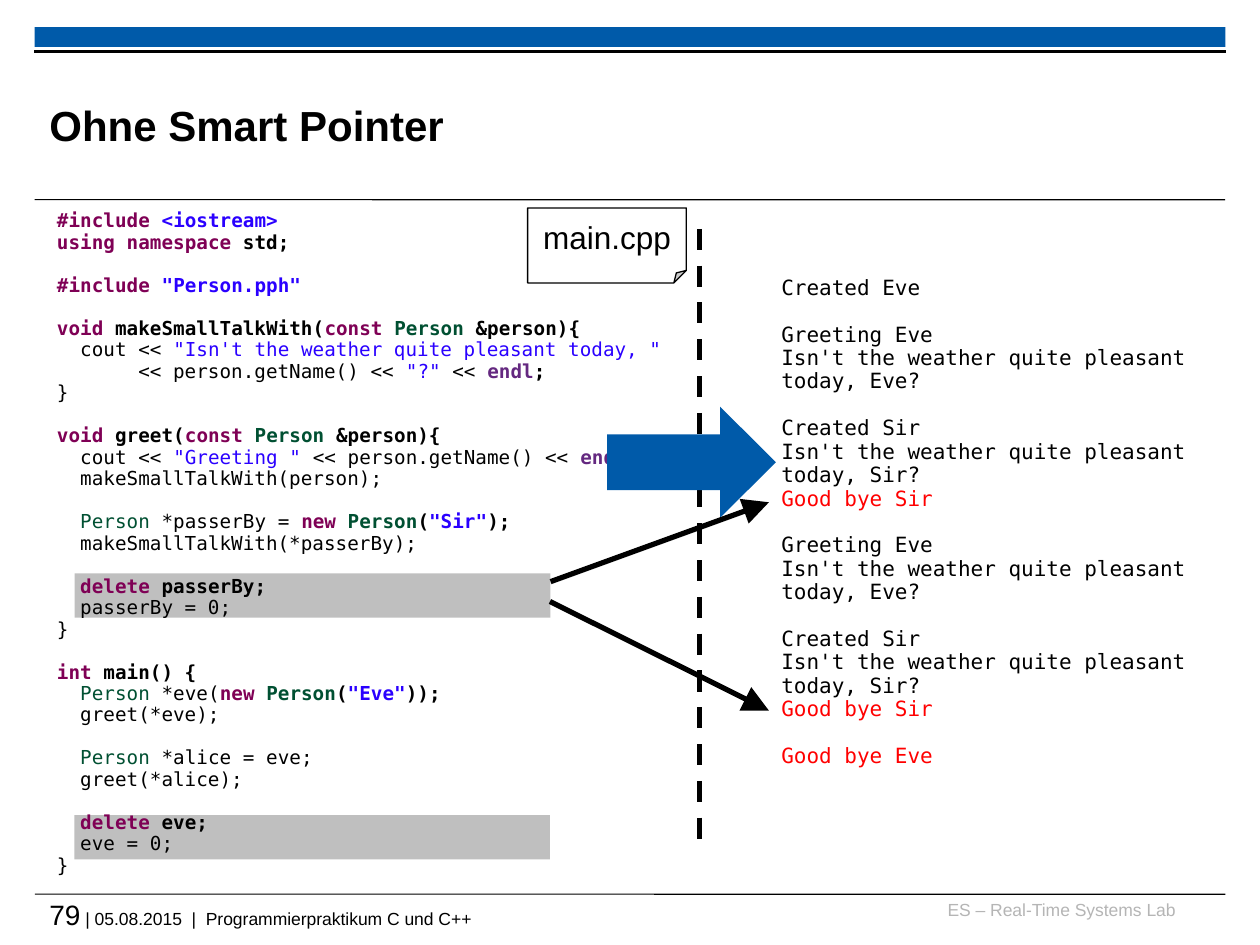
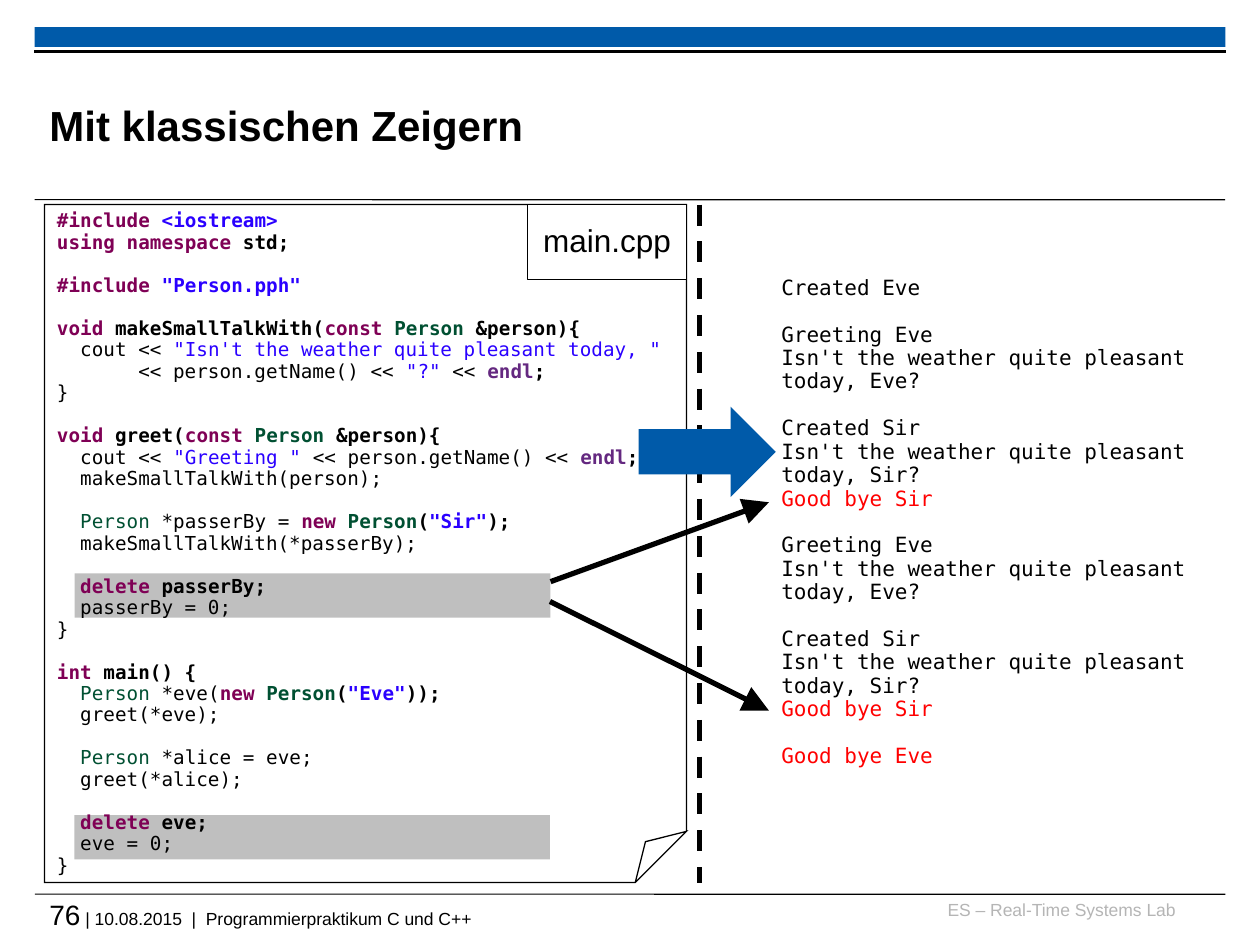
Before and after one commit to h82k/tud-cppp, a slide deck: slide 76 of vorlesung/cppp_lecture.pptx (slide 79 before the commit). Drawn at 1260x945 pixels with LibreOffice and Linux fonts; fonts in the diff are those of the drawing; background and template pictures are left out. Boxes give left, top, right and bottom in pixels: in the first picture for what was removed or moved away, otherwise in the second. Text is boxed around its words. In the diff, an @@ line names an element or a change of style, - is before the commit and + after.

```diff
--- a/vorlesung/cppp_lecture.pptx
+++ b/vorlesung/cppp_lecture.pptx
@@ title at [49, 110, 523, 150]: text changed @@
-Ohne Smart Pointer
+Mit klassischen Zeigern
@@ folded corner "#include <iostream>": place and size @@
-folded corner "#include <iostream>" at [57, 212, 638, 853]
+folded corner "#include <iostream>" at [44, 204, 685, 882]
@@ folded corner "#include <iostream>" at [44, 204, 685, 882]: outline none to #000000 0.75 pt @@
@@ rectangle "main.cpp": place and size @@
-rectangle "main.cpp" at [528, 208, 687, 284]
+rectangle "main.cpp" at [528, 204, 687, 280]
@@ rectangle "main.cpp" at [528, 204, 687, 280]: folded corner to rectangle @@
@@ line moved from (699, 229) - (699, 849) to (699, 204) - (699, 882) @@
@@ right arrow: place and size @@
-right arrow at [607, 407, 776, 518]
+right arrow at [639, 407, 776, 498]
@@ text at [49, 905, 471, 929]: text changed @@
-79 | 05.08.2015 | Programmierpraktikum C und C++
+76 | 10.08.2015 | Programmierpraktikum C und C++
```
Also in this commit, not shown: 70 other slides changed, 1 slide added, 1 slide removed, 1 other file.
